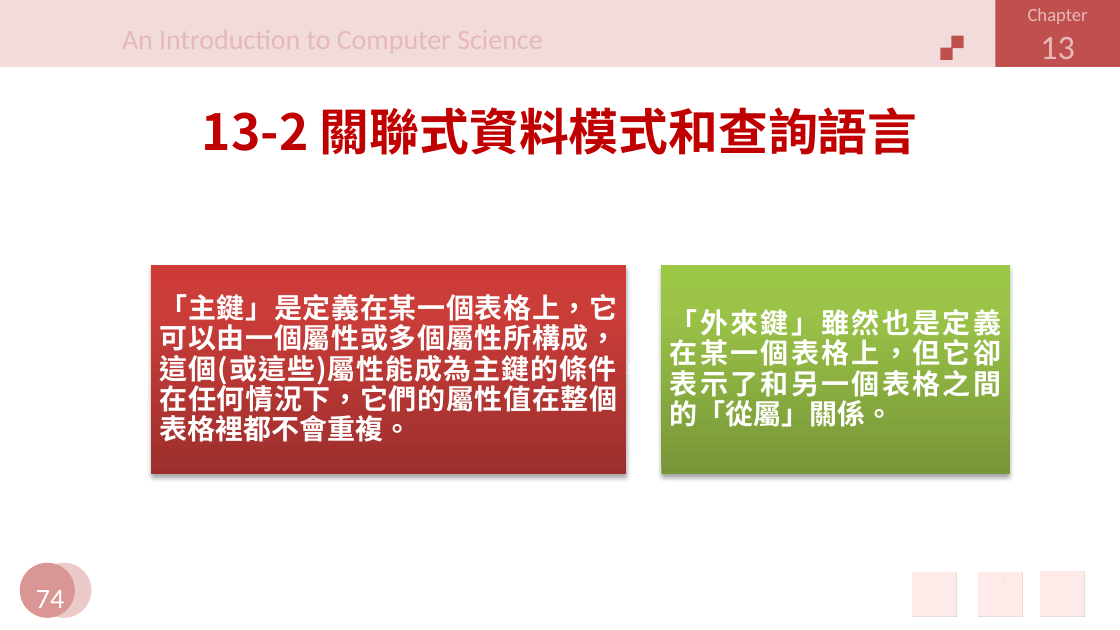
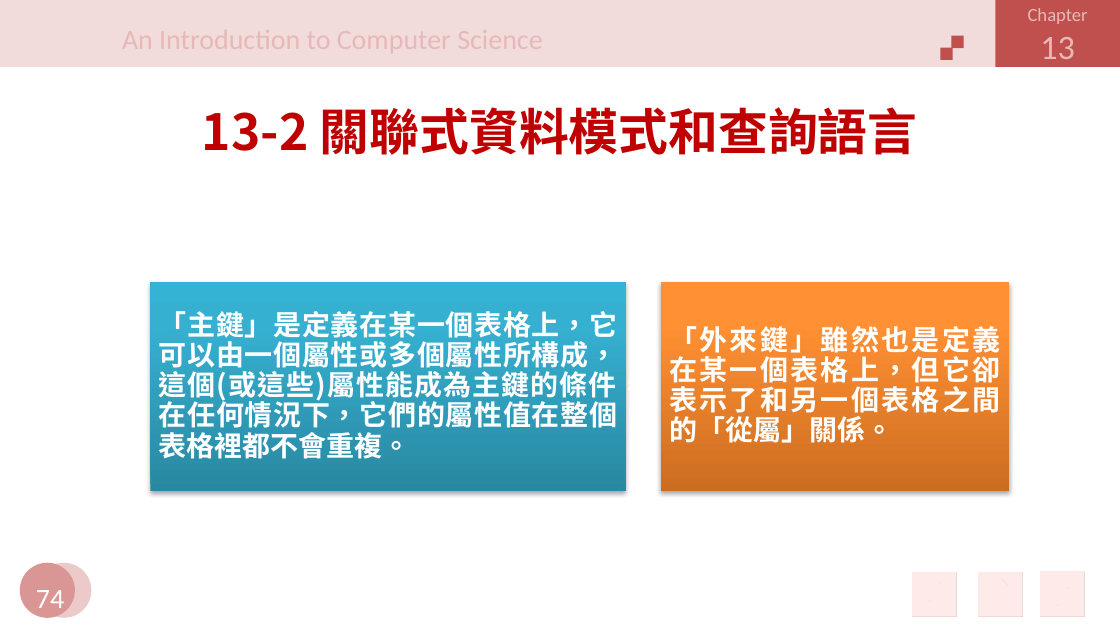
Before and after one commit to jiaweichang/biography, a slide deck: slide 74 of slides/11402/Introduction to Computer/CH13.pptx. Drawn at 1120x630 pixels with LibreOffice and Linux fonts; fonts in the diff are those of the drawing; background and template pictures are left out. Boxes give left, top, right and bottom in pixels: in the first picture for what was removed or moved away, otherwise in the second. Text is boxed around its words. In the diff, an @@ line names an element or a change of style, - is before the commit and + after.

```diff
--- a/slides/11402/Introduction to Computer/CH13.pptx
+++ b/slides/11402/Introduction to Computer/CH13.pptx
@@ 2 texts, 2 rectangles: place and size @@
-2 texts, 2 rectangles at (151,265,1009,475)
+2 texts, 2 rectangles at (150,282,1009,492)
@@ rectangle at (150,282,626,492): fill gradient #9C2F2D to #CB3E3A to #CE3B37 to gradient #2A88A2 to #37B1D2 to #34B4D6 @@
@@ rectangle at (661,282,1009,492): fill gradient #779737 to #9BC348 to #9DC746 to gradient #CC6E20 to #FF9034 to #FF9136 @@
```
Also in this commit, not shown: 22 other slides changed, 7 other files.
